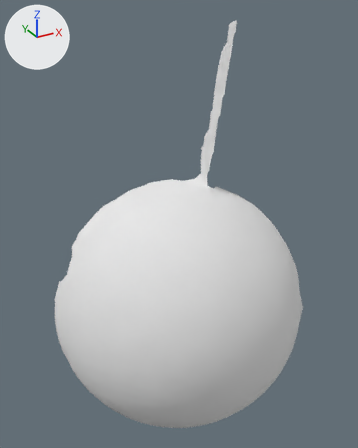
Before and after pictures for a commit that changed the OBJ model res/pendulum_horizontal/Pendulum_horizontal.000146.obj.
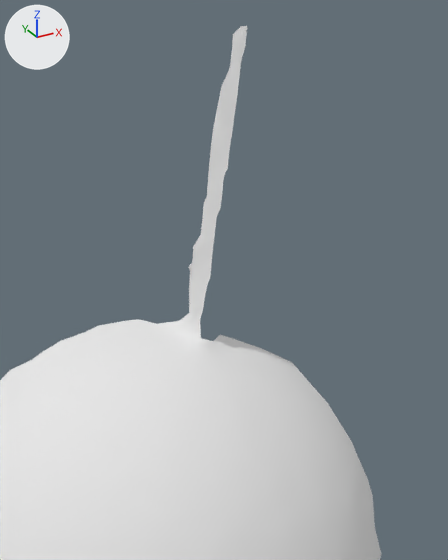
There are two pictures of each version: one whole from a 50 mm lens placed at (-193.0, -193.0, 312.0), pointed at (40.0, 231.0, 101.0), one close up from a 50 mm lens placed at (-57.0, -39.0, 307.0), pointed at (94.0, 236.0, 170.0). The lights are fixed; the arrows at upper left show +X, +Y and +Z. Where no turn or scale is listed for an object, it has been applied to the vertices.

Before the edit, the objects in view are built like this:
```python
me_pendulum_horizontal_000146 = bpy.data.meshes.new('Pendulum_horizontal.000146')
me_pendulum_horizontal_000146.from_pydata(...)  # 5016 vertices, 9906 faces; spans x -90.0..170.0, y 120.0..310.0, z -160.0..299.0
me_pendulum_horizontal_000146.materials.append(mat_pendulum_horizontal_000146)  # white #e7e7e7
ob_pendulum_horizontal_000146 = bpy.data.objects.new('Pendulum_horizontal.000146', me_pendulum_horizontal_000146)
ob_pendulum_horizontal_000146.location = (0.0, 0.0, 0.0)
```
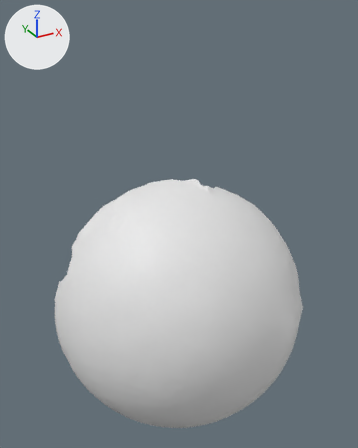
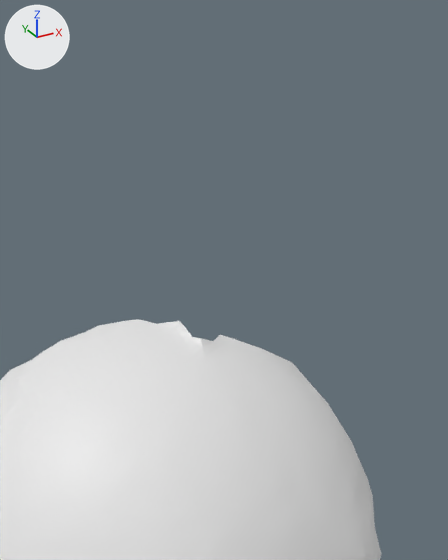
What the commit changed:
me_pendulum_horizontal_000146 is used by ob_pendulum_horizontal_000146; location (0.0, 0.0, 0.0).
me_pendulum_horizontal_000146 had 5016 vertices, 9906 faces and spanned x -90.0..170.0, y 120.0..310.0, z -160.0..299.0.
me_pendulum_horizontal_000146 no longer uses material mat_pendulum_horizontal_000146 (white #e7e7e7).
me_pendulum_horizontal_000146 now has 4897 vertices, 9707 faces and spans x -90.0..170.0, y 120.0..310.0, z -160.0..134.0.
Part 1, on me_pendulum_horizontal_000146:
119 vertices are removed from x 83.0..105.0, y 232.0..264.0, z 134.0..299.0.
199 faces are deleted.

Where the change shows, as pixel boxes [x1, y1, x2, y2] in the close-ups (448 x 560 px):
'Pendulum_horizontal.000146', reshaped: before [0, 26, 381, 560]; after [0, 320, 381, 560]
part 1 of me_pendulum_horizontal_000146, deleted: before [179, 26, 247, 338]
